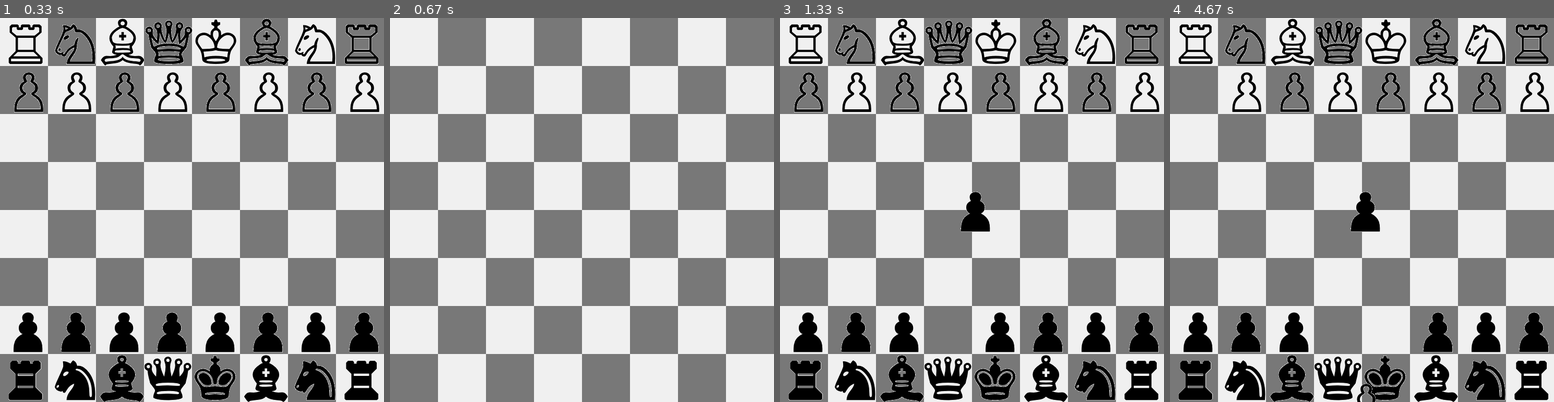
Above: before the commit, frames 1-4 (left to right).
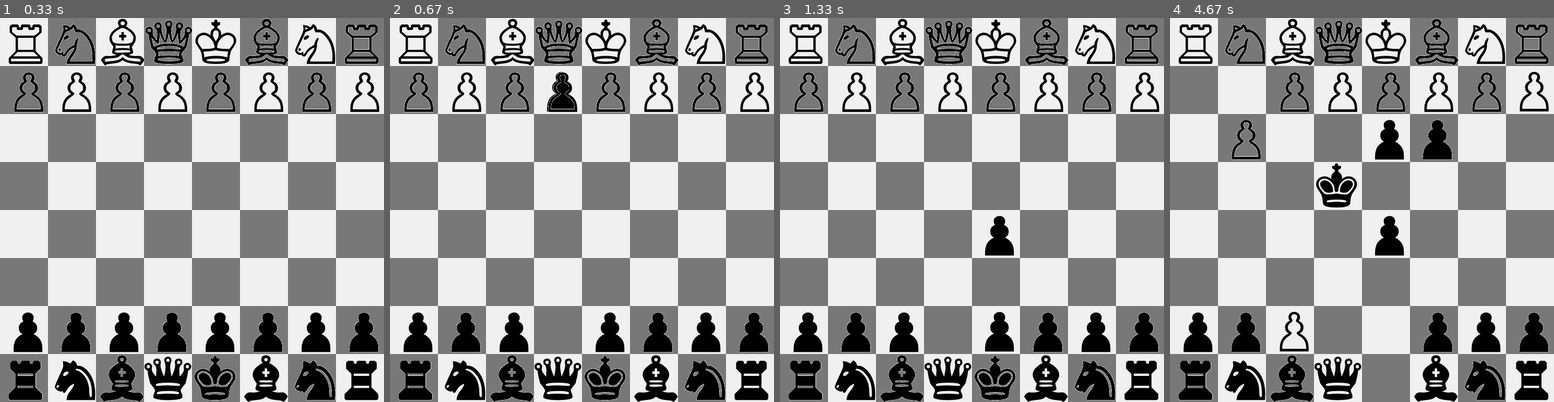
Above: after the commit, the same moments.

Repository: HighASG936/MyChess
Game: pygame game, started from Chess.py
Same seed, same stepped clock (60 frames per second), same inputs: the game is played once before the commit and once after it.
Inputs (mouse positions are in pixels of both pictures, inside the frame that each line leads up to):
- Up to frame 1 (0.33 s): no input
- Up to frame 2 (0.67 s): press the mouse at (558, 329) at 0.37 s; move the mouse to (562, 217) at 0.47 s; release the mouse at (566, 106) at 0.6 s
- Up to frame 3 (1.33 s): click (1010, 236) at 0.72 s; click (1006, 306) at 1.05 s
- Up to frame 4 (4.67 s): click (1442, 160) at 1.38 s; click (1216, 87) at 1.72 s; click (1239, 137) at 2.05 s; click (1246, 94) at 2.38 s; click (1277, 332) at 2.72 s; click (1381, 121) at 3.05 s; click (1385, 378) at 3.88 s; click (1338, 175) at 4.22 s; click (1507, 67) at 4.55 s

Frame 1 is identical in both runs. In frame 2, 15% of the frame differs, in the area x 2-99%, y 0-100%; in frame 3, 1.1%; in frame 4, 4.5%.

Commit message:
succesful snapping

Diff:
--- a/Chess.py
+++ b/Chess.py
@@ -50,9 +50,6 @@
                     ]
         min_distance_index = distances.index(min(distances))
         new_pos = centers[min_distance_index]
-        print(min_distance_index,current_position, new_pos)
-        sleep(0.4)
-        os.system('clear')
         return new_pos
 
     def _update_screen(self):
--- a/coordinates.py
+++ b/coordinates.py
@@ -28,8 +28,9 @@
 
     def get_snap_coordinates(self):
         n = self.settings.board_n
-        size = self.settings.board_size
-        tile_centers = [((i*size)/2, (j*size)/2 ) for i in range(1, n+1) for j in range(1, n+1) ]
+        tile_size = self.settings.tile_size
+        tile_centers = [( (i*tile_size)-tile_size/2, (j*tile_size)-tile_size/2 )
+                        for i in range(1, n+1) for j in range(1, n+1) ]
         return tile_centers
 
     def _fill_board_matrix(self):
